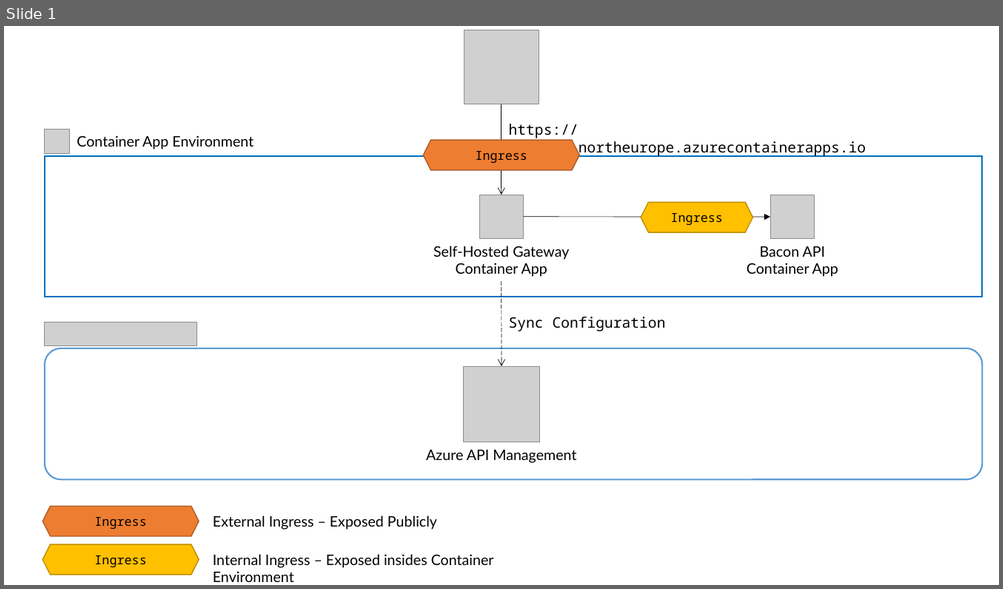
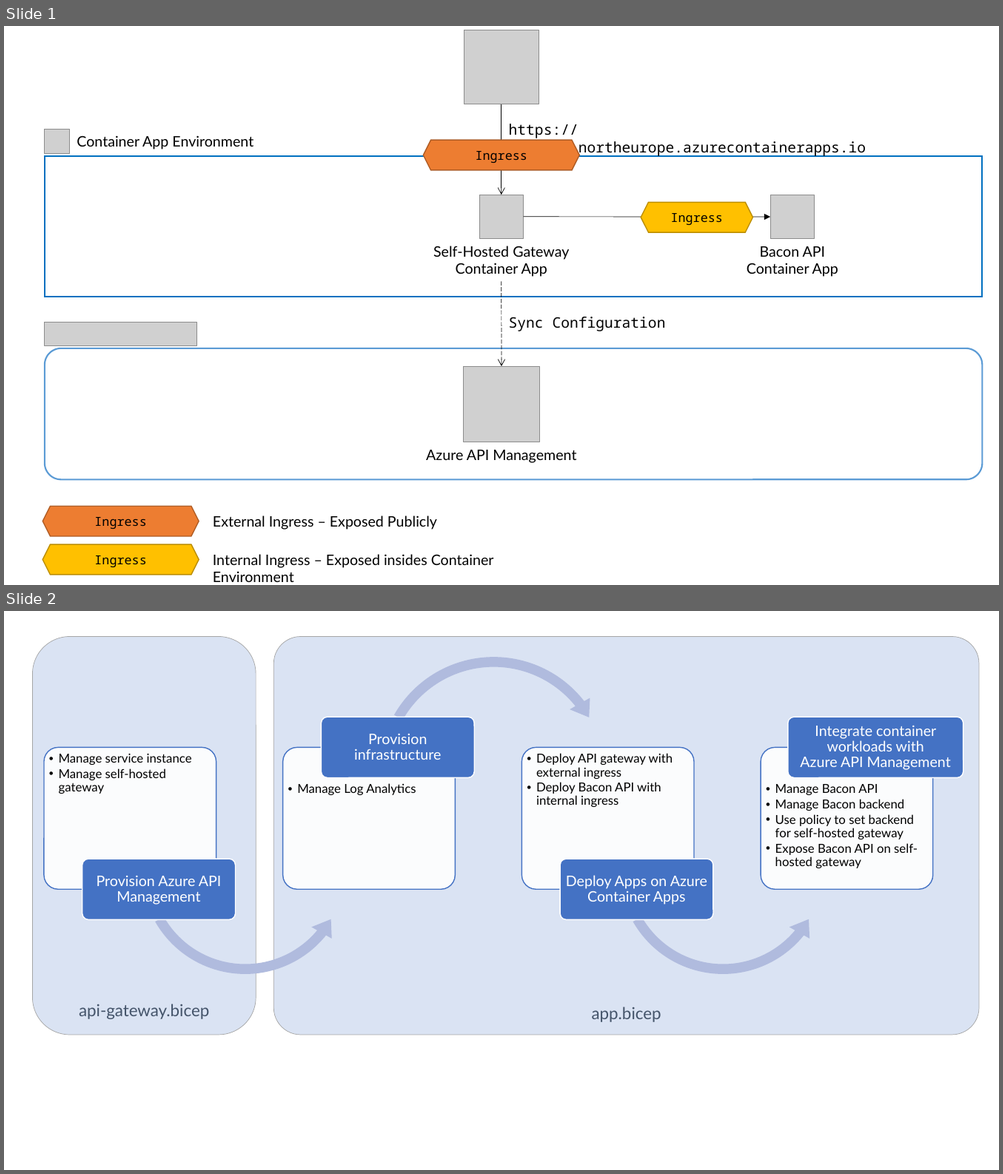
Before and after one commit to tomkerkhove/azure-apim-on-container-apps, a slide deck: media/schematics.pptx. Shown one above the other, each under a label of ours: slide 1 before the commit, slides 1 and 2 after it. The pictures are 1003x589 and 1003x1174 pixels, drawn with LibreOffice and Linux fonts; fonts in the diff are those of the drawing; grey boxes stand for pictures. Boxes give left, top, right and bottom in pixels: in the first picture for what was removed or moved away, otherwise in the second. Text is boxed around its words. In the diff, an @@ line names an element or a change of style, - is before the commit and + after.

Commit message:
feat: Provide end-to-end scenario with deployment (#1)

```diff
--- a/media/schematics.pptx
+++ b/media/schematics.pptx
@@ slide 2 added at <box>4,611,999,1170</box>, background #FFFFFF @@
@@ rounded rectangle added at <box>32,636,256,1035</box>, fill #DAE3F3, outline #A5A5A5 0.5 pt, 16 pt, text #44546A @@
+api-gateway.bicep
@@ rounded rectangle added at <box>273,636,979,1035</box>, fill #DAE3F3, outline #A5A5A5 0.5 pt, 16 pt, text #44546A @@
+app.bicep
@@ group added at <box>44,650,963,981</box>: 8 rounded rectangles, 8 texts, 2 left circular arrows, 1 circular arrow @@
+  • Manage service instance
+  • Manage self-hosted gateway
+Provision Azure API Management
+  • Manage Log Analytics
+Provision infrastructure
+  • Deploy API gateway with external ingress
+  • Deploy Bacon API with internal ingress
+Deploy Apps on Azure Container Apps
+  • Manage Bacon API
+  • Manage Bacon backend
+  • Use policy to set backend for self-hosted gateway
+  • Expose Bacon API on self-hosted gateway
+Integrate container workloads with
+Azure API Management
```
Also in this commit, not shown: 8 other files.
